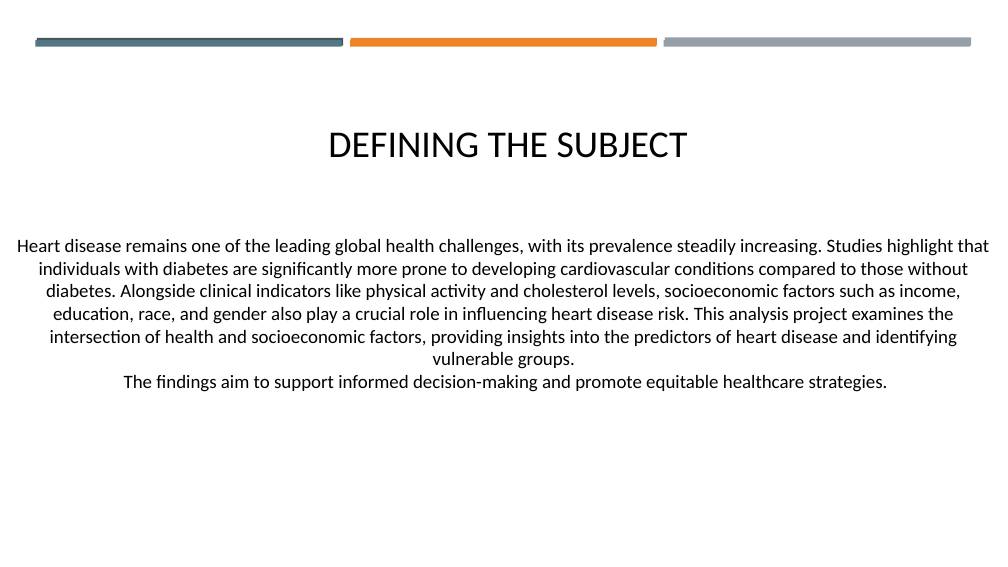
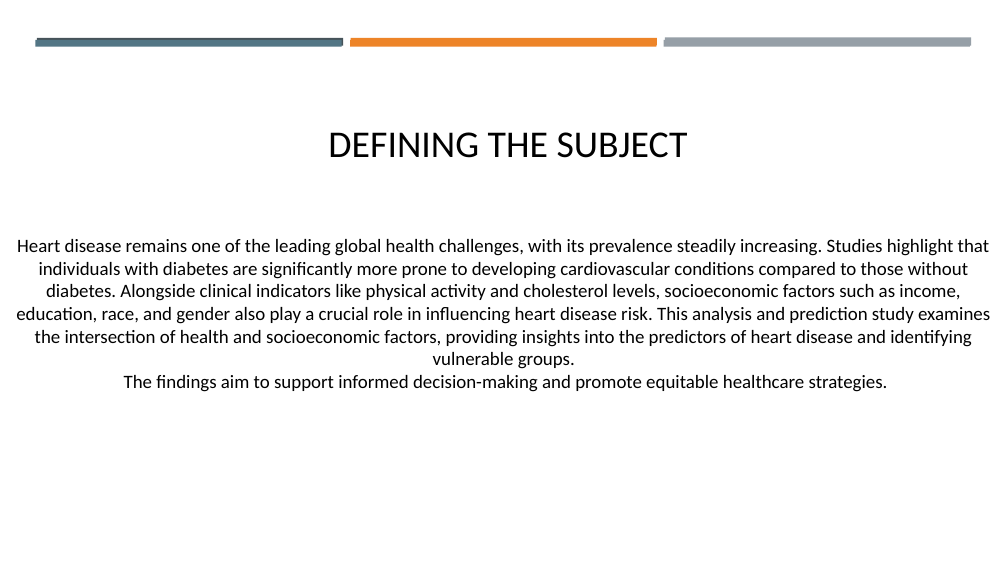
Before and after one commit to Aisha-datatech/Capstone-Project, a slide deck: slide 3 of Captone project week 1 ppt.pptx. Drawn at 1008x567 pixels with LibreOffice and Linux fonts; fonts in the diff are those of the drawing; background and template pictures are left out. Boxes give left, top, right and bottom in pixels: in the first picture for what was removed or moved away, otherwise in the second. Text is boxed around its words. In the diff, an @@ line names an element or a change of style, - is before the commit and + after.

```diff
--- a/Captone project week 1 ppt.pptx
+++ b/Captone project week 1 ppt.pptx
@@ text at (16, 239, 990, 392): text changed @@
-Heart disease remains one of the leading global health challenges, with its prevalence steadily increasing. Studies highlight that individuals with diabetes are significantly more prone to developing cardiovascular conditions compared to those without diabetes. Alongside clinical indicators like physical activity and cholesterol levels, socioeconomic factors such as income, education, race, and gender also play a crucial role in influencing heart disease risk. This analysis project examines the intersection of health and socioeconomic factors, providing insights into the predictors of heart disease and identifying vulnerable groups.
-The findings aim to support informed decision-making and promote equitable healthcare strategies.
+Heart disease remains one of the leading global health challenges, with its prevalence steadily increasing. Studies highlight that individuals with diabetes are significantly more prone to developing cardiovascular conditions compared to those without diabetes. Alongside clinical indicators like physical activity and cholesterol levels, socioeconomic factors such as income, education, race, and gender also play a crucial role in influencing heart disease risk. This analysis and prediction study examines the intersection of health and socioeconomic factors, providing insights into the predictors of heart disease and identifying vulnerable groups.
+The findings aim to support informed decision-making and promote equitable healthcare strategies.
```
Also in this commit, not shown: 3 other files.
